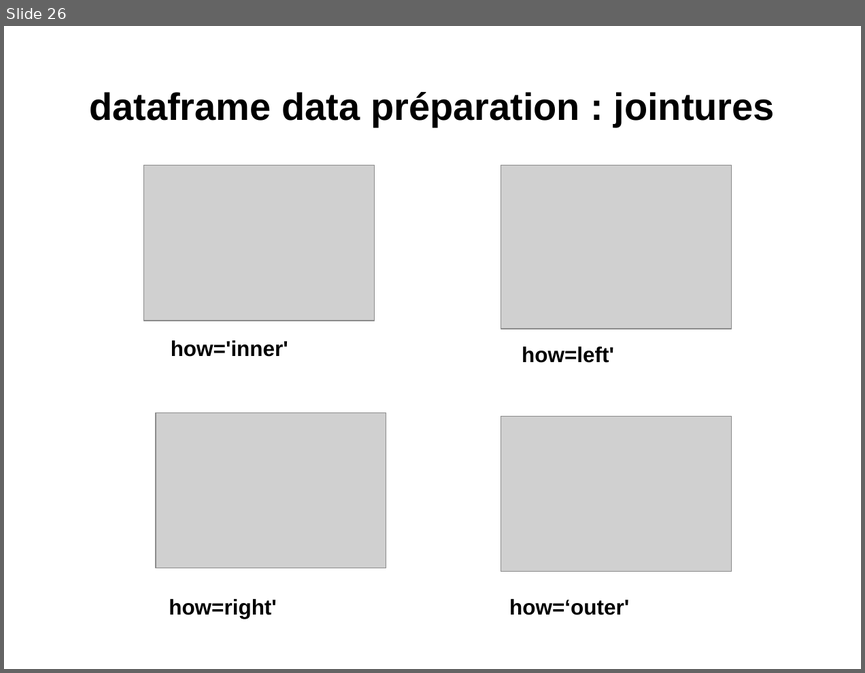
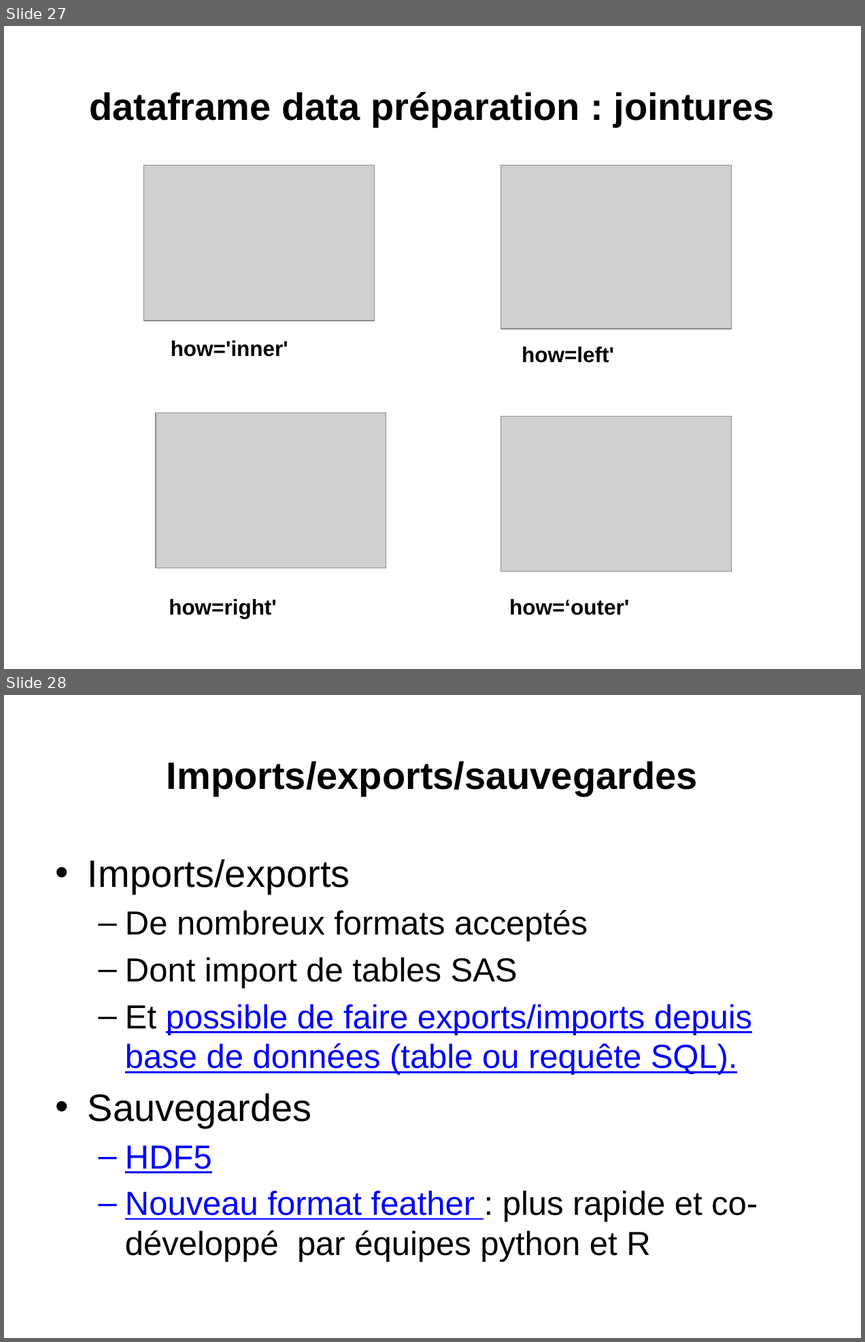
Before and after one commit to loicmidy/formation-python, a slide deck: formation python.pptx. Shown one above the other, each under a label of ours: slide 26 before the commit, slides 27 and 28 after it. The pictures are 865x673 and 865x1342 pixels, drawn with LibreOffice and Linux fonts; fonts in the diff are those of the drawing; grey boxes stand for pictures. Boxes give left, top, right and bottom in pixels: in the first picture for what was removed or moved away, otherwise in the second. Text is boxed around its words. In the diff, an @@ line names an element or a change of style, - is before the commit and + after.

```diff
--- a/formation python.pptx
+++ b/formation python.pptx
@@ slide 28 added at (4, 695, 861, 1338), background #FFFFFF @@
@@ title added at (167, 761, 698, 796), 32 pt, text #000000, bold @@
+Imports/exports/sauvegardes
@@ text added at (88, 859, 757, 1261), 28 pt, text #000000 @@
+• Imports/exports
+  – De nombreux formats acceptés
+  – Dont import de tables SAS
+  – Et possible de faire exports/imports depuis base de données (table ou requête SQL).
+• Sauvegardes
+  – HDF5
+  – Nouveau format feather : plus rapide et co-développé par équipes python et R
@@ what was slide 26 is now slide 27 @@
```
Also in this commit, not shown: 4 slides changed, 20 other slides added, 1 slide removed, 16 other files.
